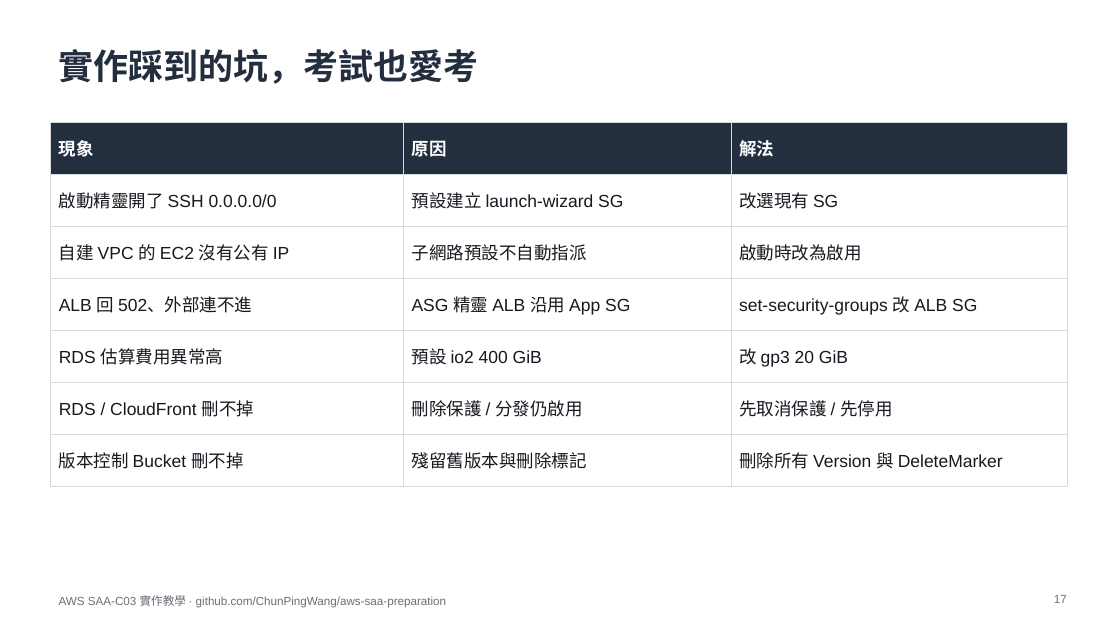
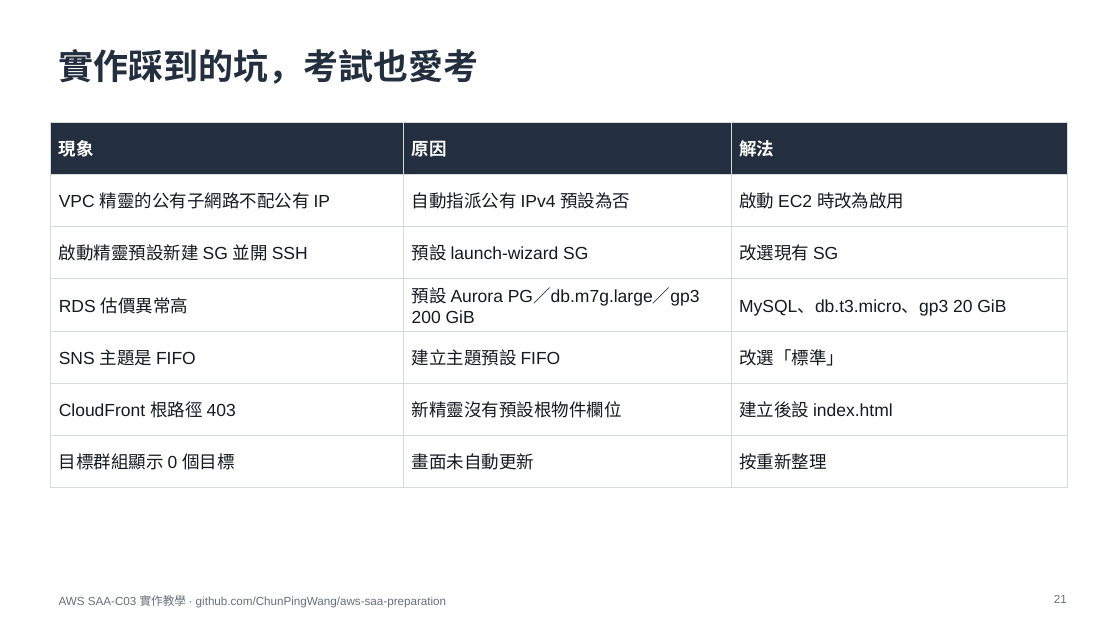
Before and after one commit to ChunPingWang/aws-saa-preparation, a slide deck: slide 21 of slides/aws-saa-c03-hands-on.pptx (slide 17 before the commit). Drawn at 1120x630 pixels with LibreOffice and Linux fonts; fonts in the diff are those of the drawing. Boxes give left, top, right and bottom in pixels: in the first picture for what was removed or moved away, otherwise in the second. Text is boxed around its words. In the diff, an @@ line names an element or a change of style, - is before the commit and + after.

```diff
--- a/slides/aws-saa-c03-hands-on.pptx
+++ b/slides/aws-saa-c03-hands-on.pptx
@@ table at (50,122,1067,474) @@
-row 2: 啟動精靈開了 SSH 0.0.0.0/0 | 預設建立 launch-wizard SG | 改選現有 SG
+row 2: VPC 精靈的公有子網路不配公有 IP | 自動指派公有 IPv4 預設為否 | 啟動 EC2 時改為啟用
-row 3: 自建 VPC 的 EC2 沒有公有 IP | 子網路預設不自動指派 | 啟動時改為啟用
+row 3: 啟動精靈預設新建 SG 並開 SSH | 預設 launch-wizard SG | 改選現有 SG
-row 4: ALB 回 502、外部連不進 | ASG 精靈 ALB 沿用 App SG | set-security-groups 改 ALB SG
+row 4: RDS 估價異常高 | 預設 Aurora PG／db.m7g.large／gp3 200 GiB | MySQL、db.t3.micro、gp3 20 GiB
-row 5: RDS 估算費用異常高 | 預設 io2 400 GiB | 改 gp3 20 GiB
+row 5: SNS 主題是 FIFO | 建立主題預設 FIFO | 改選「標準」
-row 6: RDS / CloudFront 刪不掉 | 刪除保護 / 分發仍啟用 | 先取消保護 / 先停用
+row 6: CloudFront 根路徑 403 | 新精靈沒有預設根物件欄位 | 建立後設 index.html
-row 7: 版本控制 Bucket 刪不掉 | 殘留舊版本與刪除標記 | 刪除所有 Version 與 DeleteMarker
+row 7: 目標群組顯示 0 個目標 | 畫面未自動更新 | 按重新整理
@@ page number at (1054,595,1067,603): text changed @@
-17
+21
```
Also in this commit, not shown: 13 other slides changed, 4 slides added.
